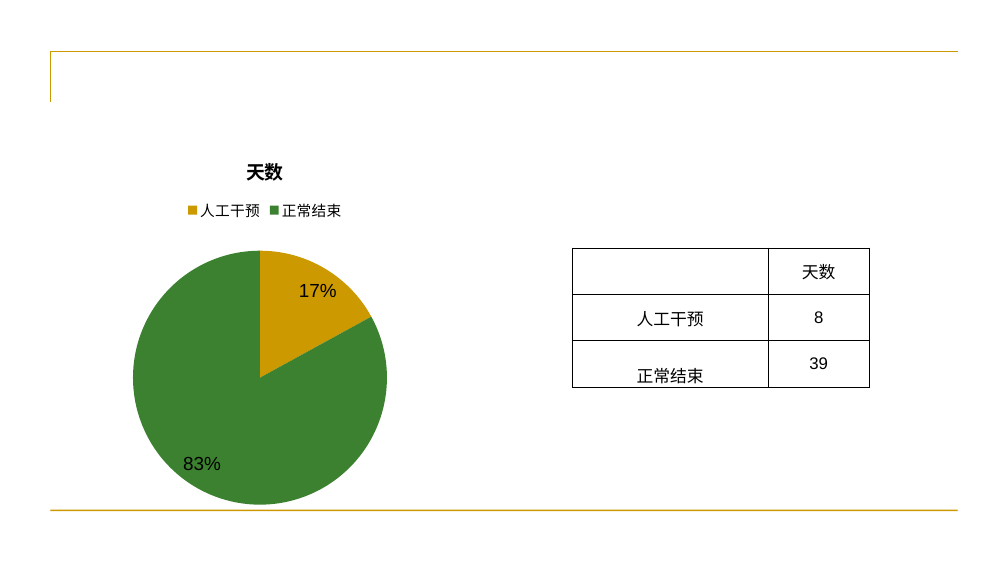
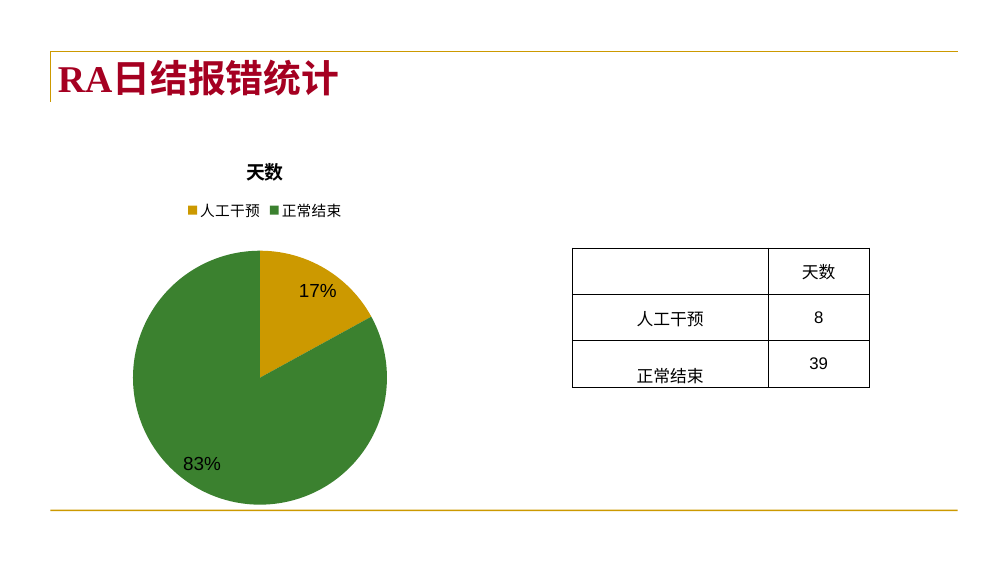
Before and after one commit to tigeryangjin/BBG, a slide deck: slide 8 of 软维组工作汇报/汇报PPT/RA工作汇报_2016-04-25.pptx. Drawn at 1008x567 pixels with LibreOffice and Linux fonts; fonts in the diff are those of the drawing; background and template pictures are left out. Boxes give left, top, right and bottom in pixels: in the first picture for what was removed or moved away, otherwise in the second. Text is boxed around its words. In the diff, an @@ line names an element or a change of style, - is before the commit and + after.

```diff
--- a/软维组工作汇报/汇报PPT/RA工作汇报_2016-04-25.pptx
+++ b/软维组工作汇报/汇报PPT/RA工作汇报_2016-04-25.pptx
@@ title added at box(58, 63, 339, 96), 36 pt, text #A50021, bold @@
+RA日结报错统计
```
Also in this commit, not shown: 5 other slides changed, 16 other files.
